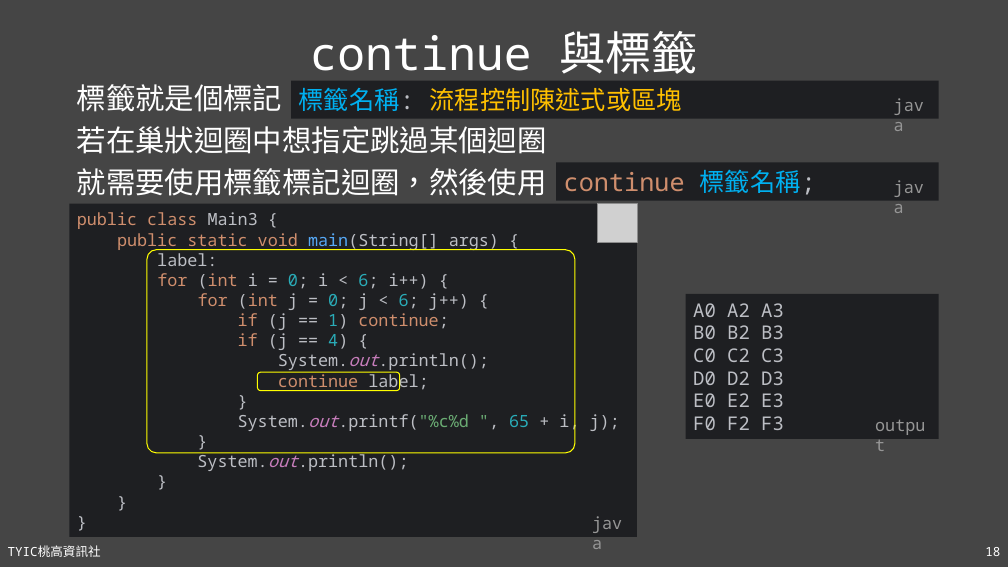
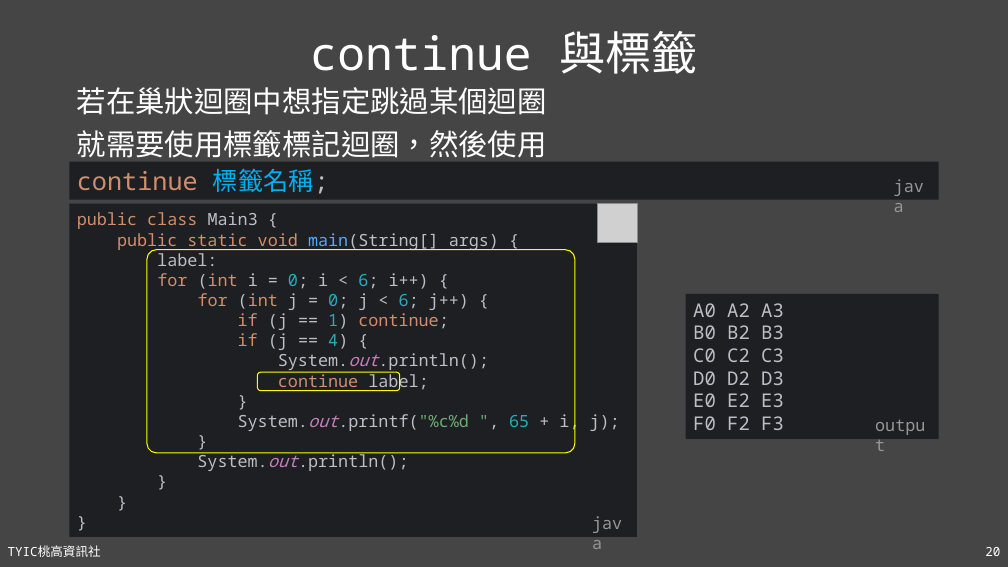
Before and after one commit to TYSHIC/slides, a slide deck: slide 20 of powerpoint/06_流程控制.pptx (slide 18 before the commit). Drawn at 1008x567 pixels with LibreOffice and Linux fonts; fonts in the diff are those of the drawing; grey boxes stand for pictures. Boxes give left, top, right and bottom in pixels: in the first picture for what was removed or moved away, otherwise in the second. Text is boxed around its words. In the diff, an @@ line names an element or a change of style, - is before the commit and + after.

```diff
--- a/powerpoint/06_流程控制.pptx
+++ b/powerpoint/06_流程控制.pptx
@@ text "若在巢狀迴圈中想指定跳過某個迴圈": place and size @@
-text "若在巢狀迴圈中想指定跳過某個迴圈" at box(77, 126, 547, 196)
+text "若在巢狀迴圈中想指定跳過某個迴圈" at box(77, 87, 547, 158)
@@ text removed at box(77, 84, 283, 112) @@
-標籤就是個標記
@@ rectangle removed at box(291, 81, 939, 119) @@
-標籤名稱: 流程控制陳述式或區塊
@@ text removed at box(886, 91, 938, 119) @@
-java
@@ rectangle "continue 標籤名稱;": place and size @@
-rectangle "continue 標籤名稱;" at box(557, 163, 939, 200)
+rectangle "continue 標籤名稱;" at box(70, 162, 939, 200)
@@ page number at box(985, 547, 1000, 556): text changed @@
-18
+20
```
Also in this commit, not shown: 4 other slides changed, 5 slides added, 3 other files.
